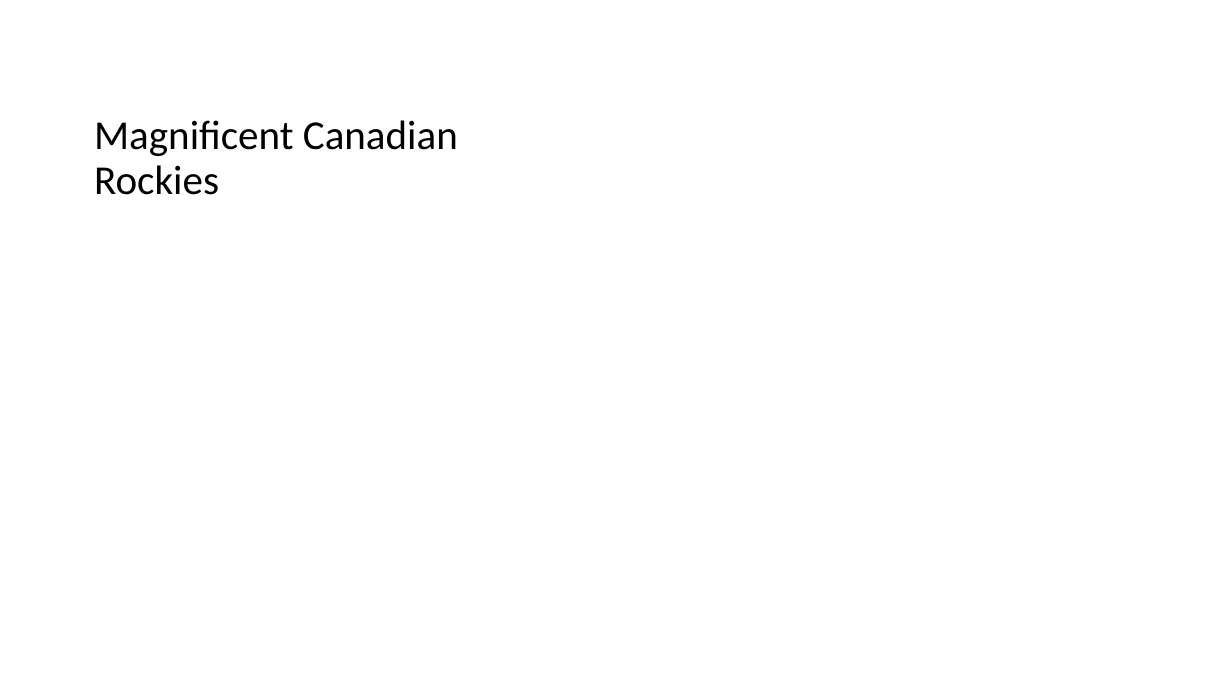
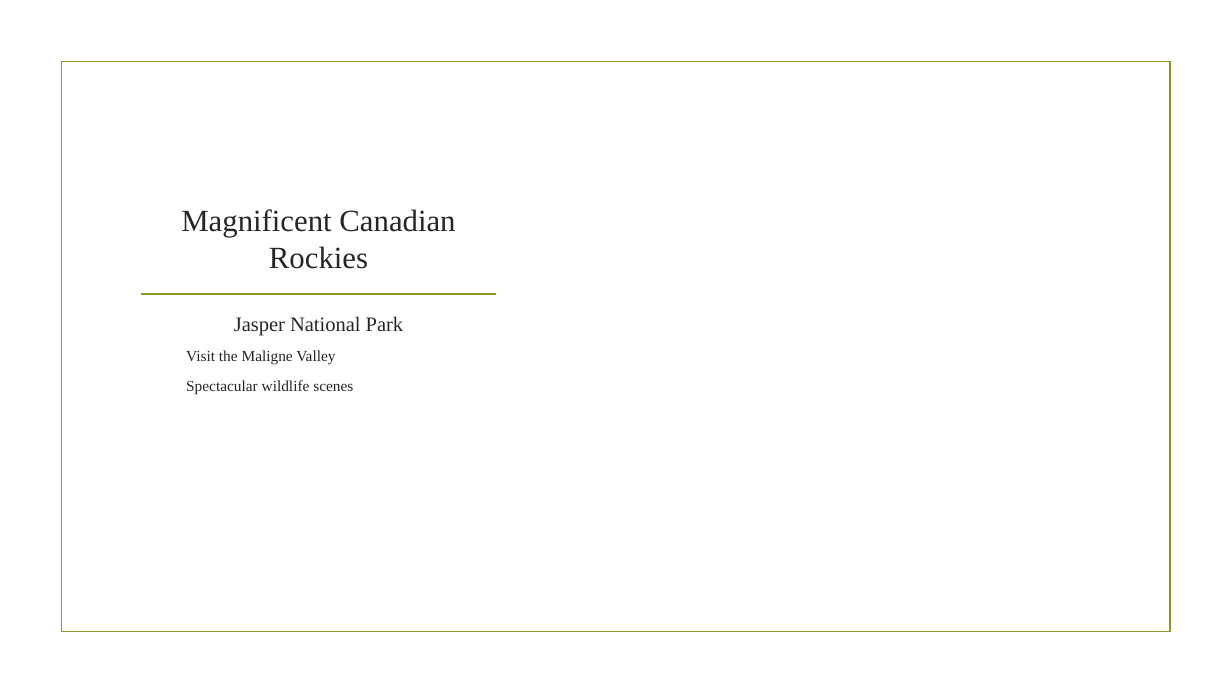
Before and after one commit to pythoncoder999/microsoftOffice2013, a slide deck: slide 3 of PowerPoint-2013/PPT A-QST.pptx. Drawn at 1232x693 pixels with LibreOffice and Linux fonts; fonts in the diff are those of the drawing; background and template pictures are left out. Boxes give left, top, right and bottom in pixels: in the first picture for what was removed or moved away, otherwise in the second. Text is boxed around its words. In the diff, an @@ line names an element or a change of style, - is before the commit and + after.

Commit message:
adding some files

```diff
--- a/PowerPoint-2013/PPT A-QST.pptx
+++ b/PowerPoint-2013/PPT A-QST.pptx
@@ rectangle added at (61, 62, 1170, 632), outline #83992A 1.25 pt @@
@@ title "Magnificent Canadian Rockies": place and size @@
-title "Magnificent Canadian Rockies" at (94, 120, 458, 195)
+title "Magnificent Canadian Rockies" at (181, 209, 455, 269)
@@ title "Magnificent Canadian Rockies" at (181, 209, 455, 269): size 32 to 24 pt, font Calibri to Times New Roman, text colour #000000 to #262626; alignment left to centre; line spacing 0.9 to 1 @@
@@ line added from (141, 295) to (496, 295), #83992A 1.25 pt @@
@@ text added at (186, 316, 404, 394), 12 pt, text #262626 @@
+Jasper National Park
+  Visit the Maligne Valley
+  Spectacular wildlife scenes
```
Also in this commit, not shown: 2 other slides changed.
